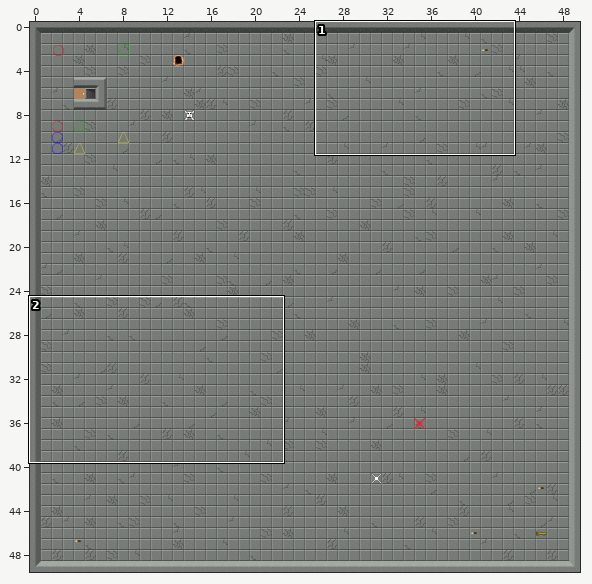
Tiled map (JSON) -- Public/Maps/level1.json. The picture above shows the old version from afar; the outline marks the close-up.
Close-up. Before the commit:
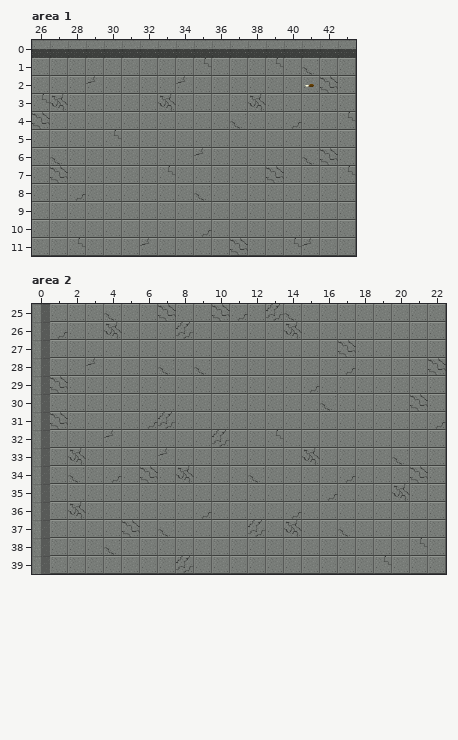
Cells are 32x32 px. Shown: area 1 x 26..43, y 0..11; area 2 x 0..22, y 25..39. The commit also changed other parts of the map, which this record leaves out.
Now the later version:
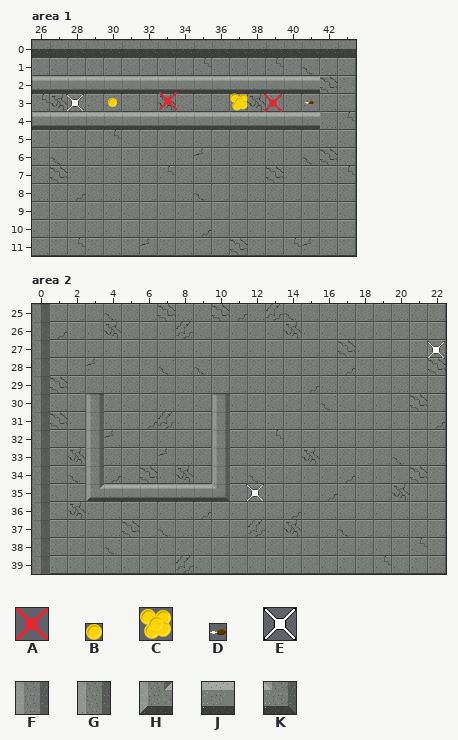
Key: from "Objects": A 0 "ogre1", B 6 "lootGoldPiece", C 7 "lootGoldPile", D 8 "lootFoodSmall", E 30 "skeleton1"; from "masterTileset": F 64, G 66, H 96, J 97, K 98.
_ is an empty cell.
Objects are placed by their top-left corner, in cells (3,4 is the top-left corner of cell 3,4); size is 1x1 cell unless given.
The edit:
Layer "collision", area 1:
The edit adds tile J in row 2 at x 26 to 41; in row 4 at x 26 to 41.
Layer "interactive", area 1:
Object D "lootFoodSmall" at 41.2,2.3 size 0.5x0.5 becomes D "lootFoodSmall" at 41.2,3.2 size 0.5x0.5.
A new object: B "lootGoldPiece" at 30.2,3.2 size 0.5x0.5.
A new object: A "ogre1" at 33,2.9.
A new object: C "lootGoldPile" at 37,3.
A new object: A "ogre1" at 38.9,3.
A new object: E "skeleton1" at 27.9,3.
Layer "collision", area 2:
The edit adds tile F in rows 30 to 34 at x 3.
The edit adds tile G in rows 30 to 34 at x 10.
The edit adds tile H in row 35 at x 3.
The edit adds tile J in row 35 at x 4 to 9.
The edit adds tile K in row 35 at x 10.
Layer "interactive", area 2:
Object E "skeleton1" at 21.9,27 comes in from outside this view.
A new object: E "skeleton1" at 11.9,35.
